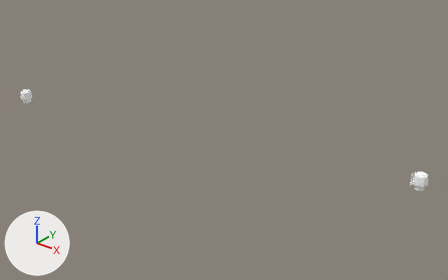
Two versions of the glTF model import models/unit models/mushUnit.glb, one commit apart.
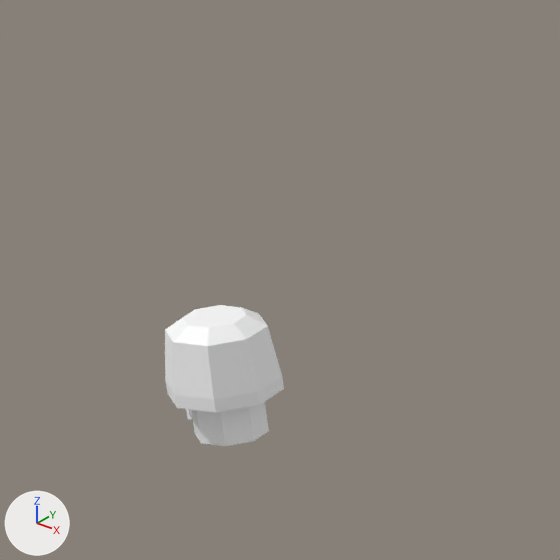
The first picture shows the older version from a 50 mm lens placed at (11.11, -7.08, 5.08), pointed at (4.59, 1.08, 0.03). The close-ups show both versions on the part from 1% to 14% of the width and 21% to 41% of the height of that picture; other places that the commit changed are outside them. The axes (+X, +Y, +Z) are drawn at lower left. The lights are the same throughout. Where no turn or scale is listed for an object, it has been applied to the vertices.

Script lines for the objects in view, before the commit:
```python
mat_material_001 = principled_material('Material.001')
mat_material_001.base_color = (1.0, 1.0, 1.0)  # white #ffffff
me_cylinder_001 = bpy.data.meshes.new('Cylinder.001')
me_cylinder_001.from_pydata(...)  # 93 vertices, 174 faces; spans x -0.152..0.125, y -0.125..0.125, z -0.045..0.23
me_cylinder_001.materials.append(mat_material_002)  # white #ffffff
ob_body_001 = bpy.data.objects.new('body.001', me_cylinder_001)
ob_body_001.location = (0.0, 0.0, 0.0)
```
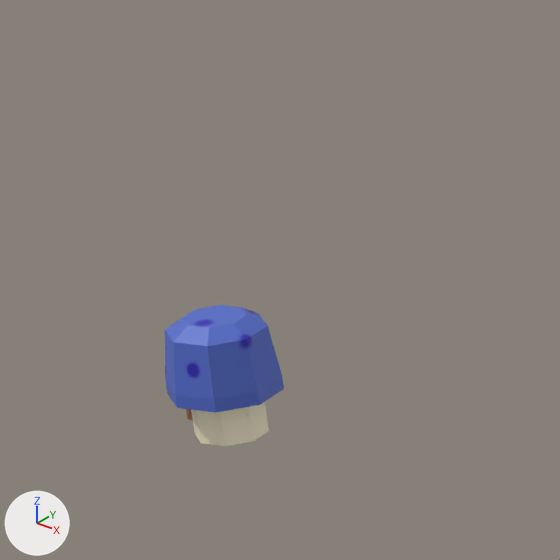
Location of each change, [x1, y1, x2, y2] in pixels of the close-ups (560 x 560 px):
'body.001', surface changed, recoloured (grey to blue)
    both: [165, 305, 284, 446]

What changed in the scene script:
```text
Add img_bodytex:
    img_bodytex = load_image('bodyTex', '_unpacked/bodyTex', 512, 512, 'sRGB')
Change mat_material_001:
    remove mat_material_001.base_color = (1.0, 1.0, 1.0)  # white #ffffff
    add mat_material_001.texture = img_bodytex
Change me_cylinder_001:
    where me_cylinder_001.from_pydata(...)  # 93 vertices, 174 faces; spans x -0.152..0.125, y -0.125..0.125, z -0.045..0.23
    remove me_cylinder_001.materials.append(mat_material_002)  # white #ffffff
    add me_cylinder_001.materials.append(mat_material_001)  # picture img_bodytex
```
